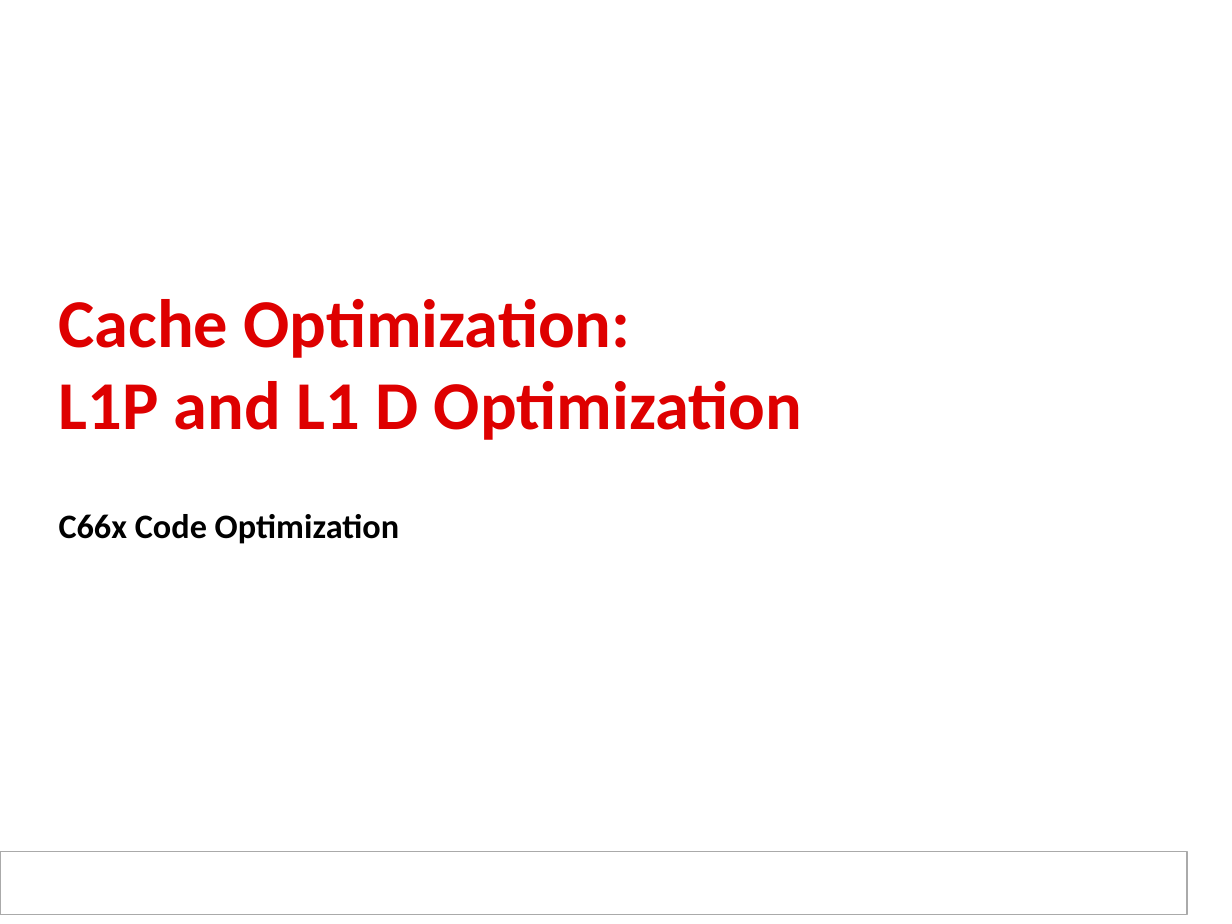
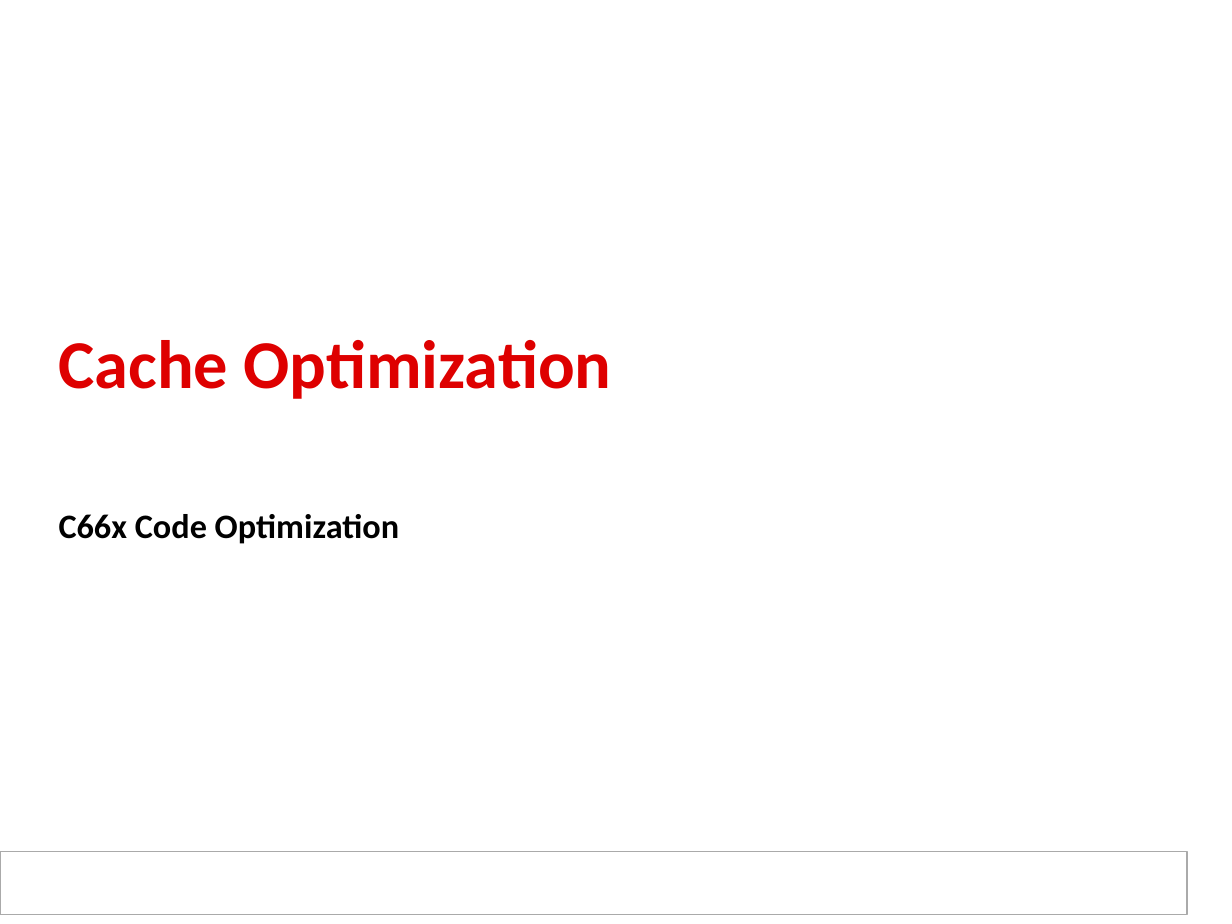
Before and after one commit to hari1989/keystone-workshop, a slide deck: slide 64 of slides/KeyStone Optimization.pptx (slide 62 before the commit). Drawn at 1232x924 pixels with LibreOffice and Linux fonts; fonts in the diff are those of the drawing; background and template pictures are left out. Boxes give left, top, right and bottom in pixels: in the first picture for what was removed or moved away, otherwise in the second. Text is boxed around its words. In the diff, an @@ line names an element or a change of style, - is before the commit and + after.

```diff
--- a/slides/KeyStone Optimization.pptx
+++ b/slides/KeyStone Optimization.pptx
@@ title at <box>59,340,612,399</box>: text changed @@
-Cache Optimization:
-L1P and L1 D Optimization
+Cache Optimization
```
Also in this commit, not shown: 20 other slides changed, 12 slides added, 6 slides removed, 2 other files.
